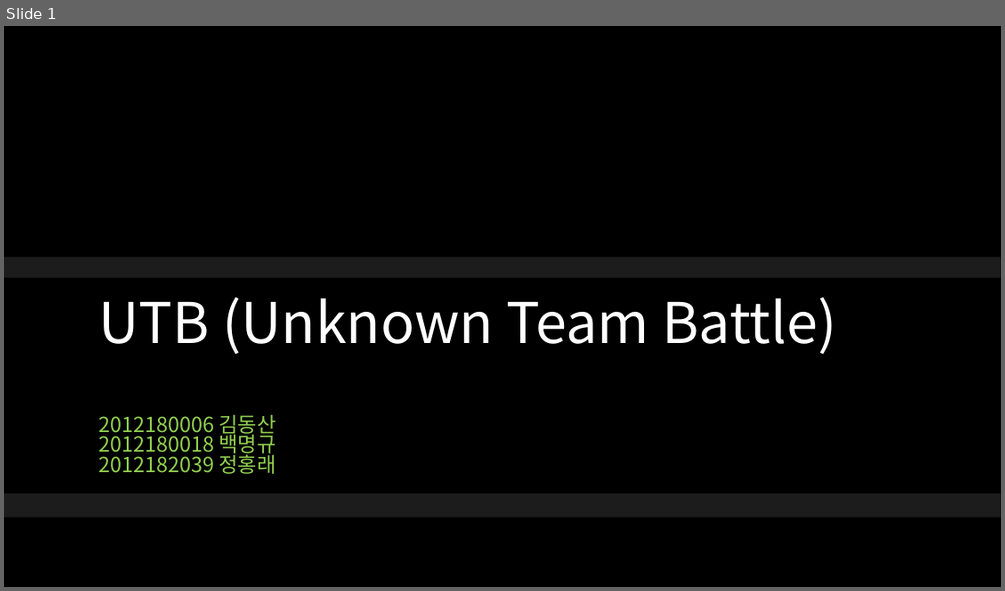
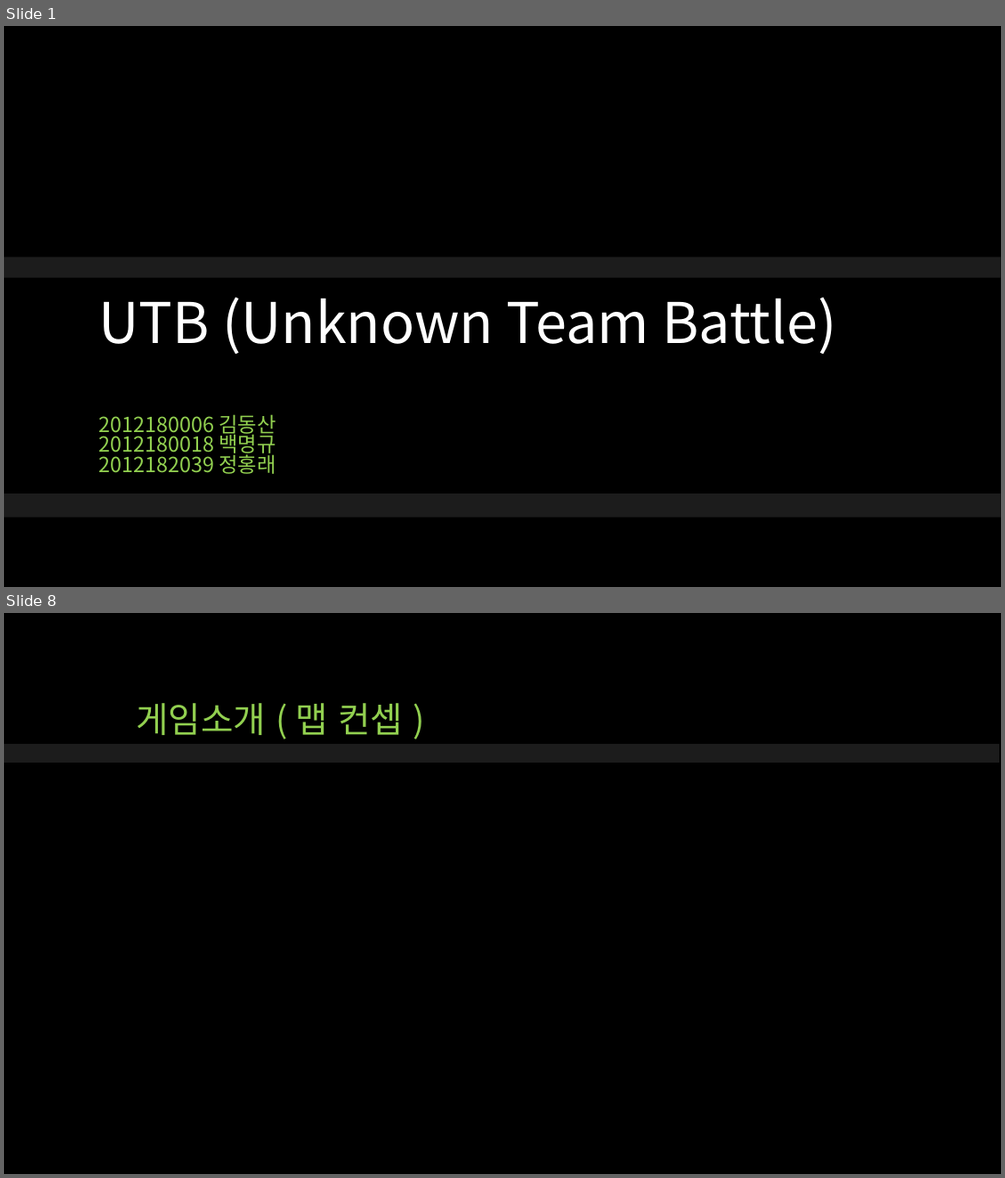
Before and after one commit to qwert830/SP, a slide deck: 기획/UTB (Unknown Team Battle).pptx. Shown one above the other, each under a label of ours: slide 1 before the commit, slides 1 and 8 after it; the slides between them are not shown. The pictures are 1005x591 and 1005x1178 pixels, drawn with LibreOffice and Linux fonts; fonts in the diff are those of the drawing; background and template pictures are left out. Boxes give left, top, right and bottom in pixels: in the first picture for what was removed or moved away, otherwise in the second. Text is boxed around its words. In the diff, an @@ line names an element or a change of style, - is before the commit and + after.

```diff
--- a/기획/UTB (Unknown Team Battle).pptx
+++ b/기획/UTB (Unknown Team Battle).pptx
@@ slide 8 added at [4, 613, 1001, 1174], background #000000 @@
@@ title added at [136, 703, 403, 735], 34 pt, text #92D050 @@
+게임소개 ( 맵 컨셉 )
@@ rectangle added at [4, 744, 999, 763], fill #262626 at 75% opacity @@
```
Also in this commit, not shown: 13 slides changed, 1 slide removed.
